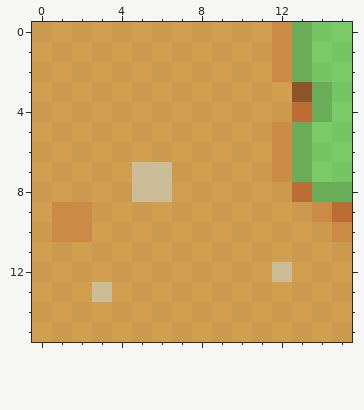
Edited in one commit: pixel-art sprite (images/tiles/top-right-corner.png). Above, as it was before the edit.
The file is 48x48 pixels, drawn in blocks of 3x3; one block is one cell here.
New version:
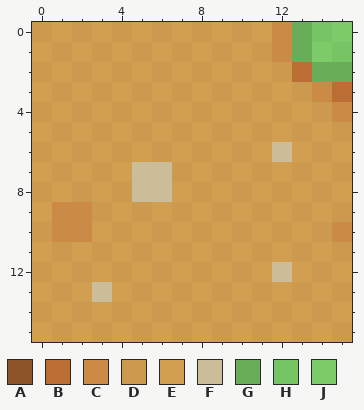
Palette (. is transparent): A #8e5429  B #bb6d33  C #cb8a46  D #cb9a4e  E #d29f51  F #cbbd97  G #69ad59  H #76c564  J #7bcb69
From old to new:
@@ x 10..15 @@
  1 EDCGJH
- 2 DECGHJ
- 3 EDEAGH
- 4 DEDBGJ
- 5 EDCGJH
- 6 DECGHJ
- 7 EDCGJH
- 8 DEDBGG
- 9 EDEDCB
+ 2 DEDBGG
+ 3 EDEDCB
+ 4 DEDEDC
+ 5 EDEDED
+ 6 DEFEDE
+ 7 EDEDED
+ 8 DEDEDE
+ 9 EDEDED
 10 DEDEDC
